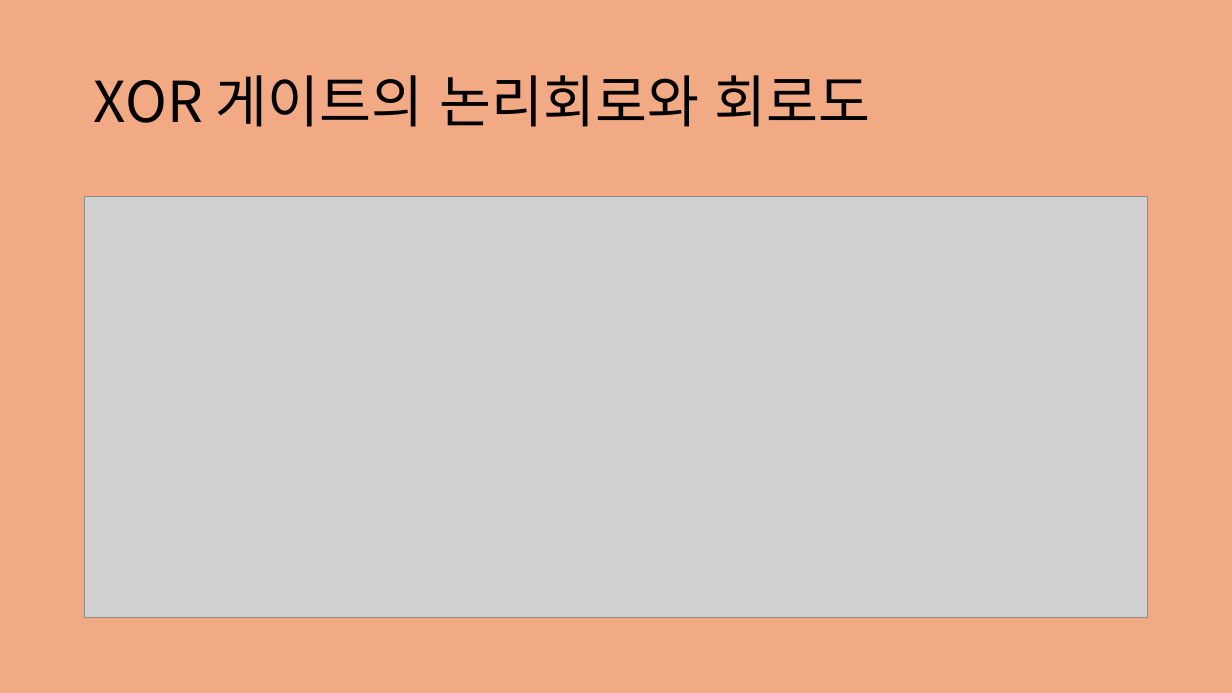
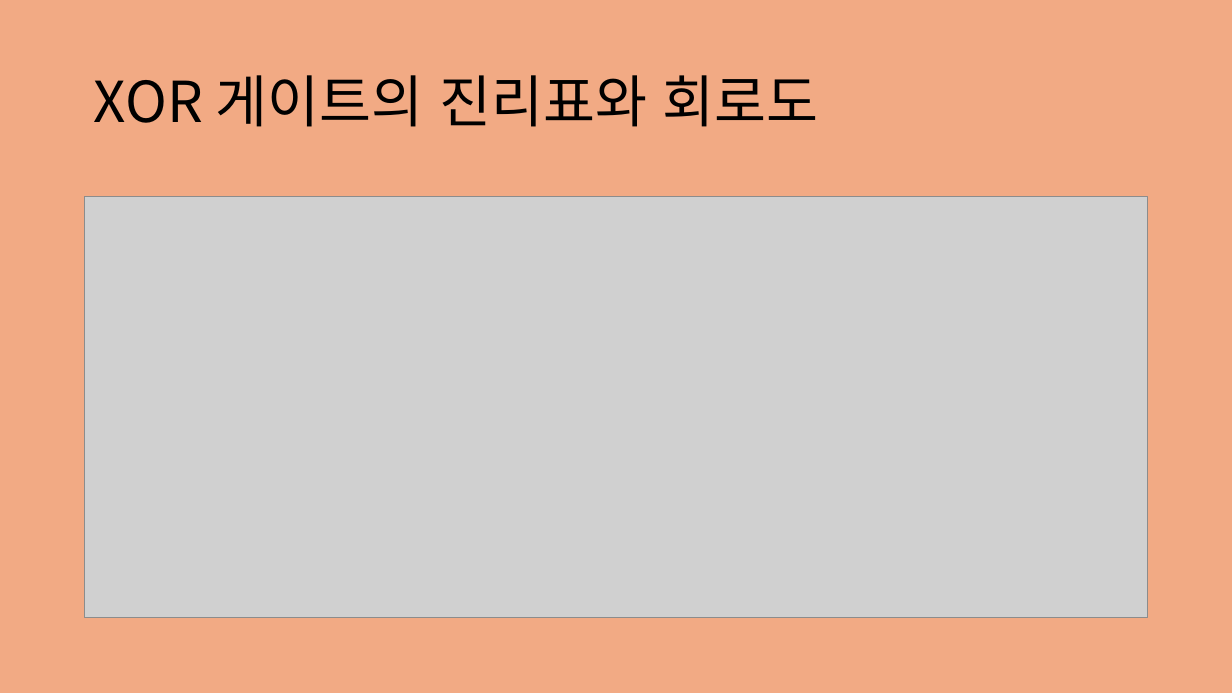
Before and after one commit to jwl1109/IOT, a slide deck: slide 4 of VLSI design 설계 실습/2025-05-29.pptx. Drawn at 1232x693 pixels with LibreOffice and Linux fonts; fonts in the diff are those of the drawing; grey boxes stand for pictures. Boxes give left, top, right and bottom in pixels: in the first picture for what was removed or moved away, otherwise in the second. Text is boxed around its words. In the diff, an @@ line names an element or a change of style, - is before the commit and + after.

```diff
--- a/VLSI design 설계 실습/2025-05-29.pptx
+++ b/VLSI design 설계 실습/2025-05-29.pptx
@@ title at [94, 75, 819, 127]: text changed @@
-XOR 게이트의 논리회로와 회로도
+XOR 게이트의 진리표와 회로도
```
Also in this commit, not shown: 1 other slide changed, 2 slides added, 1 other file.
